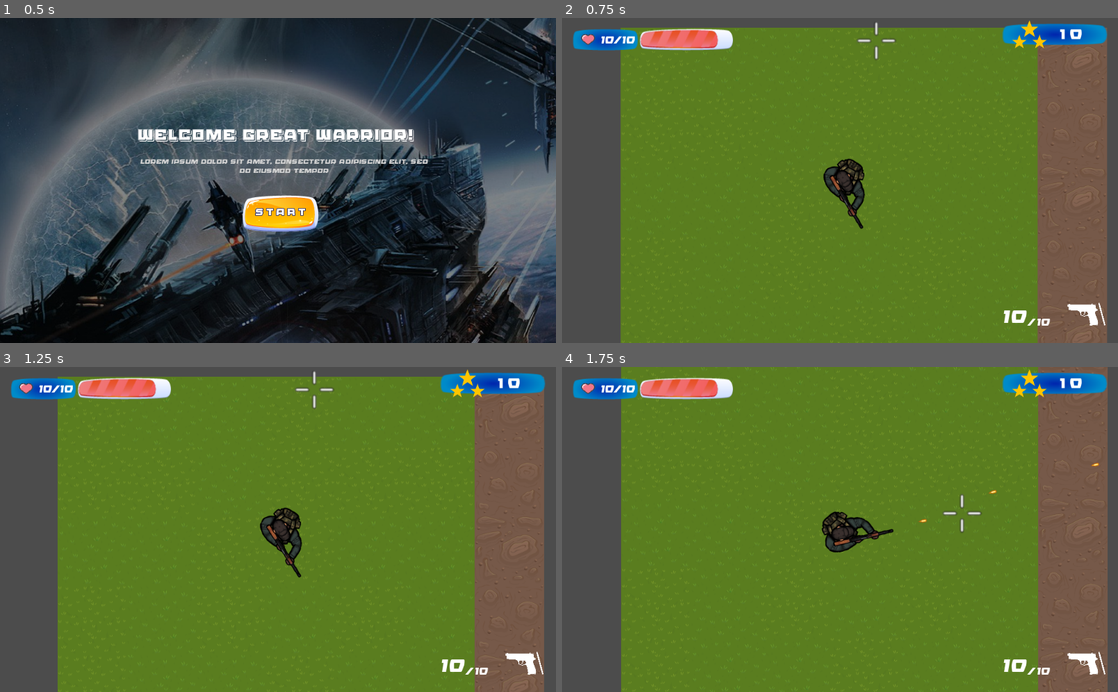
Above: before the commit, frames 1-4 (two rows, left to right).
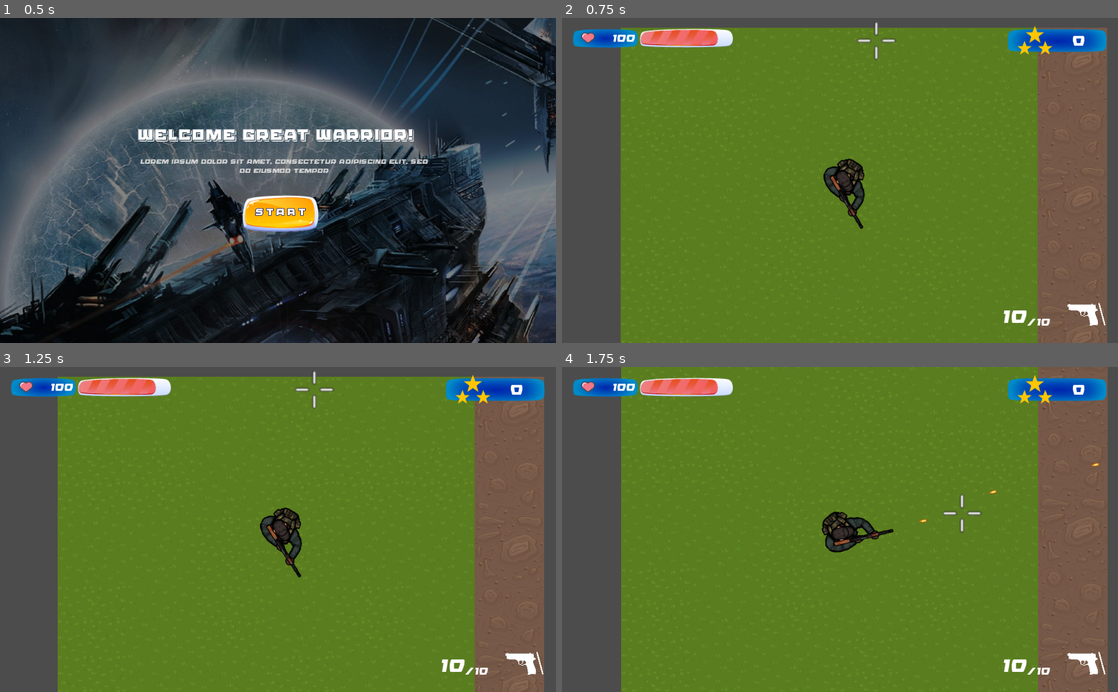
Above: after the commit, the same moments.

Repository: ekarus/godot_training
Game: Godot game, scene res://UI/MainMenu.tscn
Same seed, same stepped clock (60 frames per second), same inputs: the game is played once before the commit and once after it.
Inputs (mouse positions are in pixels of both pictures, inside the frame that each line leads up to):
- Up to frame 1 (0.5 s): no input
- Up to frame 2 (0.75 s): click "START" at 0.5 s
- Up to frame 3 (1.25 s): no input
- Up to frame 4 (1.75 s): tap Enter at 1.25 s; move the mouse to (962, 513) at 1.27 s; press the mouse at (962, 513) at 1.28 s; hold D (player_move_right) from 1.28 s (still down)

Frame 1 is identical in both runs. In frame 2, 1.9% of the frame differs, in the area x 2-99%, y 0-12%; in frame 3, 1.9%; in frame 4, 1.9%.

Commit message:
HUD: Health bar and score counter + pause menu

Diff:
--- a/Game.tscn
+++ b/Game.tscn
@@ -6,17 +6,22 @@
 [ext_resource path="res://Src/LevelUtils/EnemySpawner.tscn" type="PackedScene" id=4]
 [ext_resource path="res://Src/GGP/Crosshair.gd" type="Script" id=5]
 [ext_resource path="res://assets/csgo-crosshair-png-1.png" type="Texture" id=6]
+[ext_resource path="res://UI/PauseMenu.tscn" type="PackedScene" id=7]
 
 [node name="World" type="Node2D"]
 
-[node name="CanvasLayer" type="CanvasLayer" parent="."]
+[node name="UserInterface" type="CanvasLayer" parent="."]
+layer = 100
 
-[node name="HUD" parent="CanvasLayer" instance=ExtResource( 2 )]
-
-[node name="Crosshair" type="Sprite" parent="CanvasLayer"]
+[node name="Crosshair" type="Sprite" parent="UserInterface"]
 position = Vector2( 579.203, 41.7208 )
 texture = ExtResource( 6 )
 script = ExtResource( 5 )
+
+[node name="HUD" parent="UserInterface" instance=ExtResource( 2 )]
+
+[node name="PauseMenu" parent="UserInterface" instance=ExtResource( 7 )]
+visible = false
 
 [node name="TileMap" type="TileMap" parent="."]
 tile_set = ExtResource( 1 )
@@ -27,3 +32,5 @@
 position = Vector2( 550, 324 )
 
 [node name="EnemySpawner" parent="." instance=ExtResource( 4 )]
+
+[editable path="Player"]
--- /dev/null
+++ b/Src/AutoLoad/PlayerData.gd
@@ -0,0 +1,26 @@
+extends Node
+
+signal health_updated
+signal score_updated
+signal game_over
+
+export var _max_health := 100
+export var _default_health := 100
+
+var score: = 0 setget set_score
+var health: = _default_health setget set_health
+
+func set_score(value: int):
+	score = value
+	emit_signal("score_updated")
+
+func set_health(value: int):
+	health = clamp(value, 0, _max_health)
+	if health <= 0:
+		emit_signal("game_over")
+	else:
+		emit_signal("health_updated")
+
+func reset():
+	score = 0
+	health = _default_health
--- /dev/null
+++ b/Src/AutoLoad/PlayerData.tscn
@@ -0,0 +1,6 @@
+[gd_scene load_steps=2 format=2]
+
+[ext_resource path="res://Src/AutoLoad/PlayerData.gd" type="Script" id=1]
+
+[node name="PlayerData" type="Node"]
+script = ExtResource( 1 )
--- a/UI/Ammo.tscn
+++ b/UI/Ammo.tscn
@@ -8,7 +8,7 @@
 size = 45
 font_data = ExtResource( 2 )
 
-[node name="Control" type="NinePatchRect"]
+[node name="Ammo" type="NinePatchRect"]
 anchor_right = 1.0
 anchor_bottom = 1.0
 margin_right = -793.0
--- /dev/null
+++ b/UI/HP.gd
@@ -0,0 +1,8 @@
+extends HBoxContainer
+
+onready var label: = $Control/Label
+onready var progress: = $TextureProgress
+
+func set_health(value: int):
+	label.text = str(value)
+	progress.value = value
--- a/UI/HP.tscn
+++ b/UI/HP.tscn
@@ -1,17 +1,20 @@
-[gd_scene load_steps=6 format=2]
+[gd_scene load_steps=7 format=2]
 
 [ext_resource path="res://Texture/Ресурс 3.png" type="Texture" id=1]
 [ext_resource path="res://Texture/progress.png" type="Texture" id=2]
 [ext_resource path="res://UI/default_theme.tres" type="Theme" id=3]
 [ext_resource path="res://Texture/hp.png" type="Texture" id=4]
 [ext_resource path="res://Texture/Ресурс 7.png" type="Texture" id=5]
+[ext_resource path="res://UI/HP.gd" type="Script" id=6]
 
-[node name="Bar" type="HBoxContainer"]
+[node name="HealthBar" type="HBoxContainer"]
 anchor_right = 1.0
 anchor_bottom = 1.0
 margin_right = -729.0
 margin_bottom = -565.0
+rect_min_size = Vector2( 295, 35 )
 custom_constants/separation = 3
+script = ExtResource( 6 )
 __meta__ = {
 "_edit_use_anchors_": false
 }
@@ -48,7 +51,7 @@
 margin_right = -6.0588
 margin_bottom = 15.5
 theme = ExtResource( 3 )
-text = "10/100"
+text = "100"
 align = 2
 valign = 1
 autowrap = true
--- /dev/null
+++ b/UI/HUD.gd
@@ -0,0 +1,14 @@
+extends Control
+
+onready var bar: = get_node("HealthBar")
+onready var score: = $Score/Label
+
+func _ready():
+	PlayerData.connect("health_updated", self, "on_health_updated")
+	PlayerData.connect("score_updated", self, "on_score_updated")
+
+func on_health_updated():
+	bar.set_health(PlayerData.health)
+
+func on_score_updated():
+	score.text = str(PlayerData.score)
--- a/UI/HUD.tscn
+++ b/UI/HUD.tscn
@@ -1,224 +1,38 @@
-[gd_scene load_steps=12 format=2]
+[gd_scene load_steps=5 format=2]
 
-[ext_resource path="res://UI/default_theme.tres" type="Theme" id=1]
-[ext_resource path="res://Texture/Ресурс 7.png" type="Texture" id=2]
-[ext_resource path="res://font/olympic_carrier/olympiccarriertitle.ttf" type="DynamicFontData" id=3]
-[ext_resource path="res://Texture/Ресурс 3.png" type="Texture" id=4]
-[ext_resource path="res://Texture/progress.png" type="Texture" id=5]
-[ext_resource path="res://Texture/hp.png" type="Texture" id=6]
-[ext_resource path="res://Texture/scoreIcon.png" type="Texture" id=7]
-[ext_resource path="res://Texture/weapon.png" type="Texture" id=8]
-[ext_resource path="res://font/olympic_carrier/olympiccarriersemital.ttf" type="DynamicFontData" id=9]
+[ext_resource path="res://UI/HUD.gd" type="Script" id=1]
+[ext_resource path="res://UI/Score.tscn" type="PackedScene" id=4]
+[ext_resource path="res://UI/Ammo.tscn" type="PackedScene" id=8]
+[ext_resource path="res://UI/HP.tscn" type="PackedScene" id=9]
 
-[sub_resource type="DynamicFont" id=1]
-size = 35
-font_data = ExtResource( 3 )
-
-[sub_resource type="DynamicFont" id=2]
-size = 45
-font_data = ExtResource( 9 )
-
-[node name="Control" type="Control"]
+[node name="HUD" type="Control"]
 anchor_right = 1.0
 anchor_bottom = 1.0
+script = ExtResource( 1 )
 __meta__ = {
 "_edit_use_anchors_": true
 }
 
-[node name="Control" type="NinePatchRect" parent="."]
+[node name="Ammo" parent="." instance=ExtResource( 8 )]
 anchor_left = 1.0
-anchor_right = 1.0
-margin_left = -213.0
-margin_top = 10.0
-margin_right = -19.9999
-margin_bottom = 50.0
-texture = ExtResource( 2 )
-__meta__ = {
-"_edit_use_anchors_": false
-}
+anchor_top = 1.0
+margin_left = -251.177
+margin_top = -85.1047
+margin_right = -20.1772
+margin_bottom = -20.1047
 
-[node name="TextureRect" type="TextureRect" parent="Control"]
-anchor_top = 0.5
-anchor_bottom = 0.5
-margin_left = 14.0
-margin_top = -36.0
-margin_right = 85.0
-margin_bottom = 35.0
-texture = ExtResource( 7 )
-expand = true
-__meta__ = {
-"_edit_use_anchors_": false
-}
-
-[node name="Label" type="Label" parent="Control"]
-anchor_left = 1.0
-anchor_top = 0.5
-anchor_right = 1.0
-anchor_bottom = 0.5
-margin_left = -129.317
-margin_top = -35.5
-margin_right = -3.31711
-margin_bottom = 36.5
-theme = ExtResource( 1 )
-custom_fonts/font = SubResource( 1 )
-text = "10"
-align = 1
-valign = 1
-__meta__ = {
-"_edit_use_anchors_": false
-}
-
-[node name="HBoxContainer" type="HBoxContainer" parent="."]
+[node name="HealthBar" parent="." instance=ExtResource( 9 )]
+anchor_right = 0.0
+anchor_bottom = 0.0
 margin_left = 20.0
 margin_top = 20.0
-margin_right = 322.0
-margin_bottom = 60.0
-__meta__ = {
-"_edit_use_anchors_": false
-}
+margin_right = 295.0
+margin_bottom = 35.0
 
-[node name="Bar" type="HBoxContainer" parent="HBoxContainer"]
-margin_right = 295.0
-margin_bottom = 40.0
-custom_constants/separation = 3
-__meta__ = {
-"_edit_use_anchors_": false
-}
-
-[node name="Control" type="NinePatchRect" parent="HBoxContainer/Bar"]
-margin_right = 120.0
-margin_bottom = 40.0
-rect_min_size = Vector2( 120, 0 )
-texture = ExtResource( 2 )
-__meta__ = {
-"_edit_use_anchors_": false
-}
-
-[node name="TextureRect" type="TextureRect" parent="HBoxContainer/Bar/Control"]
-anchor_top = 0.5
-anchor_bottom = 0.5
-margin_left = 9.70863
-margin_top = -18.0
-margin_right = 45.7086
-margin_bottom = 18.0
-texture = ExtResource( 6 )
-expand = true
-__meta__ = {
-"_edit_use_anchors_": false
-}
-
-[node name="Label" type="Label" parent="HBoxContainer/Bar/Control"]
+[node name="Score" parent="." instance=ExtResource( 4 )]
 anchor_left = 1.0
-anchor_top = 0.5
-anchor_right = 1.0
-anchor_bottom = 0.5
-margin_left = -77.0588
-margin_top = -16.5
-margin_right = -6.0588
-margin_bottom = 15.5
-theme = ExtResource( 1 )
-text = "10/100"
-align = 2
-valign = 1
-autowrap = true
-clip_text = true
-__meta__ = {
-"_edit_use_anchors_": false
-}
-
-[node name="TextureProgress" type="TextureProgress" parent="HBoxContainer/Bar"]
-margin_left = 123.0
-margin_right = 295.0
-margin_bottom = 40.0
-rect_min_size = Vector2( 172, 0 )
-size_flags_horizontal = 3
-size_flags_vertical = 3
-value = 100.0
-texture_under = ExtResource( 4 )
-texture_progress = ExtResource( 5 )
-nine_patch_stretch = true
-
-[node name="Control2" type="NinePatchRect" parent="."]
-anchor_left = 1.0
-anchor_top = 1.0
-anchor_right = 1.0
-anchor_bottom = 1.0
-margin_left = -251.0
-margin_top = -85.0
-margin_right = -19.9999
-margin_bottom = -20.0
-__meta__ = {
-"_edit_use_anchors_": false
-}
-
-[node name="TextureRect" type="TextureRect" parent="Control2"]
-anchor_left = 1.0
-anchor_top = 0.5
-anchor_right = 1.0
-anchor_bottom = 0.5
-margin_left = -74.2625
-margin_top = -22.5916
-margin_right = 69.7375
-margin_bottom = 69.4084
-rect_scale = Vector2( 0.5, 0.5 )
-texture = ExtResource( 8 )
-expand = true
-__meta__ = {
-"_edit_use_anchors_": false
-}
-
-[node name="Label" type="Label" parent="Control2"]
-anchor_left = 1.0
-anchor_top = 0.5
-anchor_right = 1.0
-anchor_bottom = 0.5
-margin_left = -210.242
-margin_top = -21.3278
-margin_right = -149.242
-margin_bottom = 28.6722
-rect_pivot_offset = Vector2( 59, 35.5 )
-custom_fonts/font = SubResource( 2 )
-text = "10"
-align = 2
-valign = 1
-autowrap = true
-__meta__ = {
-"_edit_use_anchors_": false
-}
-
-[node name="Label2" type="Label" parent="Control2"]
-anchor_left = 1.0
-anchor_top = 0.5
-anchor_right = 1.0
-anchor_bottom = 0.5
-margin_left = -168.887
-margin_top = -22.229
-margin_right = -109.887
-margin_bottom = 49.771
-rect_pivot_offset = Vector2( 59, 35.5 )
-theme = ExtResource( 1 )
-text = "/"
-align = 1
-valign = 1
-autowrap = true
-clip_text = true
-__meta__ = {
-"_edit_use_anchors_": false
-}
-
-[node name="Label3" type="Label" parent="Control2"]
-anchor_left = 1.0
-anchor_top = 0.5
-anchor_right = 1.0
-anchor_bottom = 0.5
-margin_left = -131.258
-margin_top = -22.8278
-margin_right = -72.2577
-margin_bottom = 49.1722
-rect_pivot_offset = Vector2( 59, 35.5 )
-theme = ExtResource( 1 )
-text = "10"
-valign = 1
-__meta__ = {
-"_edit_use_anchors_": false
-}
+anchor_bottom = 0.0
+margin_left = -203.428
+margin_top = 20.168
+margin_right = -22.0
+margin_bottom = 63.168
--- a/UI/MainMenu.gd
+++ b/UI/MainMenu.gd
@@ -3,5 +3,5 @@
 export var GameScene: PackedScene
 
 
-func _on_TextureButton_pressed():
+func _on_StartButton_pressed():
 	get_tree().change_scene_to(GameScene)
--- a/UI/MainMenu.tscn
+++ b/UI/MainMenu.tscn
@@ -89,7 +89,7 @@
 "_edit_use_anchors_": false
 }
 
-[node name="TextureButton" type="TextureButton" parent="."]
+[node name="StartButton" type="TextureButton" parent="."]
 anchor_left = 0.466
 anchor_top = 0.525
 anchor_right = 0.539
@@ -105,7 +105,7 @@
 "_edit_use_anchors_": false
 }
 
-[node name="Label" type="Label" parent="TextureButton"]
+[node name="Label" type="Label" parent="StartButton"]
 margin_left = 23.3507
 margin_top = 14.9684
 margin_right = 117.351
@@ -140,4 +140,4 @@
 __meta__ = {
 "_edit_use_anchors_": false
 }
-[connection signal="pressed" from="TextureButton" to="." method="_on_TextureButton_pressed"]
+[connection signal="pressed" from="StartButton" to="." method="_on_StartButton_pressed"]
--- /dev/null
+++ b/UI/PauseMenu.gd
@@ -0,0 +1,23 @@
+extends Control
+
+onready var scene_tree: = get_tree()
+
+var paused: = false setget set_paused
+
+func _unhandled_input(event: InputEvent):
+	if event.is_action_pressed("pause"):
+		self.paused = not paused
+		scene_tree.set_input_as_handled()
+
+func set_paused(value: bool):
+	paused = value
+	scene_tree.paused = value
+	self.visible = value
+
+func _on_RestartButton_pressed():
+	PlayerData.reset()
+	self.paused = false
+	scene_tree.reload_current_scene()
+
+func _on_ResumeButton_pressed():
+	self.paused = false
--- a/UI/Pause Menu.tscn
+++ b/UI/PauseMenu.tscn
@@ -1,36 +1,33 @@
-[gd_scene load_steps=9 format=2]
+[gd_scene load_steps=10 format=2]
 
-[ext_resource path="res://UI/default_theme.tres" type="Theme" id=1]
-[ext_resource path="res://Texture/Ресурс 1.png" type="Texture" id=2]
-[ext_resource path="res://Texture/Overlay.png" type="Texture" id=3]
-[ext_resource path="res://Texture/backmenu.png" type="Texture" id=4]
-[ext_resource path="res://font/olympic_carrier/olympiccarrierlaser.ttf" type="DynamicFontData" id=5]
-[ext_resource path="res://Texture/GenericBTNPress.png" type="Texture" id=6]
-[ext_resource path="res://Texture/GenericBTNHover.png" type="Texture" id=7]
+[ext_resource path="res://Texture/GenericBTNHover.png" type="Texture" id=1]
+[ext_resource path="res://Texture/backmenu.png" type="Texture" id=2]
+[ext_resource path="res://Texture/Ресурс 1.png" type="Texture" id=3]
+[ext_resource path="res://font/olympic_carrier/olympiccarrierlaser.ttf" type="DynamicFontData" id=4]
+[ext_resource path="res://Texture/GenericBTNPress.png" type="Texture" id=5]
+[ext_resource path="res://Texture/Overlay.png" type="Texture" id=6]
+[ext_resource path="res://UI/default_theme.tres" type="Theme" id=7]
+[ext_resource path="res://UI/PauseMenu.gd" type="Script" id=8]
 
 [sub_resource type="DynamicFont" id=1]
 size = 120
 use_mipmaps = true
 use_filter = true
-font_data = ExtResource( 5 )
+font_data = ExtResource( 4 )
 
-[node name="Control" type="Control"]
+[node name="PauseMenu" type="Control"]
+pause_mode = 2
 anchor_right = 1.0
 anchor_bottom = 1.0
+script = ExtResource( 8 )
 __meta__ = {
 "_edit_use_anchors_": false
 }
 
 [node name="Overlay" type="TextureRect" parent="."]
-anchor_left = -0.349
-anchor_top = -0.348
-anchor_right = 1.349
-anchor_bottom = 1.347
-margin_left = 11.0985
-margin_top = -0.935059
-margin_right = 10.3464
-margin_bottom = -0.935181
-texture = ExtResource( 3 )
+anchor_right = 1.0
+anchor_bottom = 1.0
+texture = ExtResource( 6 )
 stretch_mode = 1
 __meta__ = {
 "_edit_use_anchors_": false
@@ -78,20 +75,20 @@
 "_edit_use_anchors_": false
 }
 
-[node name="Button3" type="TextureButton" parent="PausePopUp/VBoxContainer"]
+[node name="RestartButton" type="TextureButton" parent="PausePopUp/VBoxContainer"]
 margin_top = 11.0
 margin_right = 220.0
 margin_bottom = 56.0
 rect_min_size = Vector2( 140, 45 )
-texture_normal = ExtResource( 2 )
-texture_pressed = ExtResource( 6 )
-texture_hover = ExtResource( 7 )
+texture_normal = ExtResource( 3 )
+texture_pressed = ExtResource( 5 )
+texture_hover = ExtResource( 1 )
 expand = true
 __meta__ = {
 "_edit_use_anchors_": false
 }
 
-[node name="Label" type="Label" parent="PausePopUp/VBoxContainer/Button3"]
+[node name="Label" type="Label" parent="PausePopUp/VBoxContainer/RestartButton"]
 anchor_left = 0.5
 anchor_top = 0.489
 anchor_right = 0.5
@@ -108,20 +105,20 @@
 "_edit_use_anchors_": false
 }
 
-[node name="Button4" type="TextureButton" parent="PausePopUp/VBoxContainer"]
+[node name="ResumeButton" type="TextureButton" parent="PausePopUp/VBoxContainer"]
 margin_top = 71.0
 margin_right = 220.0
 margin_bottom = 116.0
 rect_min_size = Vector2( 140, 45 )
-texture_normal = ExtResource( 2 )
-texture_pressed = ExtResource( 6 )
-texture_hover = ExtResource( 7 )
+texture_normal = ExtResource( 3 )
+texture_pressed = ExtResource( 5 )
+texture_hover = ExtResource( 1 )
 expand = true
 __meta__ = {
 "_edit_use_anchors_": false
 }
 
-[node name="Label" type="Label" parent="PausePopUp/VBoxContainer/Button4"]
+[node name="Label" type="Label" parent="PausePopUp/VBoxContainer/ResumeButton"]
 anchor_left = 0.5
 anchor_top = 0.489
 anchor_right = 0.5
@@ -130,10 +127,12 @@
 margin_top = -11.005
 margin_right = 93.3801
 margin_bottom = 10.995
-theme = ExtResource( 1 )
+theme = ExtResource( 7 )
 text = "Back to game"
 align = 1
 valign = 1
 __meta__ = {
 "_edit_use_anchors_": false
 }
+[connection signal="pressed" from="PausePopUp/VBoxContainer/RestartButton" to="." method="_on_RestartButton_pressed"]
+[connection signal="pressed" from="PausePopUp/VBoxContainer/ResumeButton" to="." method="_on_ResumeButton_pressed"]
--- a/UI/Score.tscn
+++ b/UI/Score.tscn
@@ -9,12 +9,19 @@
 size = 35
 font_data = ExtResource( 3 )
 
-[node name="Control" type="NinePatchRect"]
+[node name="Score" type="NinePatchRect"]
 anchor_right = 1.0
 anchor_bottom = 1.0
-margin_right = -816.0
-margin_bottom = -535.0
+margin_left = 13.0
+margin_top = 11.0
+margin_right = -829.0
+margin_bottom = -546.0
+rect_min_size = Vector2( 182, 43 )
 texture = ExtResource( 1 )
+patch_margin_left = 33
+patch_margin_top = 12
+patch_margin_right = 33
+patch_margin_bottom = 12
 __meta__ = {
 "_edit_use_anchors_": false
 }
@@ -37,13 +44,13 @@
 anchor_top = 0.5
 anchor_right = 1.0
 anchor_bottom = 0.5
-margin_left = -129.317
+margin_left = -99.0
 margin_top = -35.5
-margin_right = -3.31711
+margin_right = -3.0
 margin_bottom = 36.5
 theme = ExtResource( 4 )
 custom_fonts/font = SubResource( 1 )
-text = "10"
+text = "0"
 align = 1
 valign = 1
 __meta__ = {
--- a/UI/ScoreBoard.tscn
+++ b/UI/ScoreBoard.tscn
@@ -9,13 +9,6 @@
 [ext_resource path="res://Texture/GenericBTNPress.png" type="Texture" id=7]
 [ext_resource path="res://Texture/backmenu.png" type="Texture" id=8]
 [ext_resource path="res://font/olympic_carrier/olympiccarrierlaser.ttf" type="DynamicFontData" id=9]
-
-
-
-
-
-
-
 
 [sub_resource type="DynamicFont" id=1]
 size = 120
--- a/actors/Player.tscn
+++ b/actors/Player.tscn
@@ -40,13 +40,11 @@
 MAG_AMMO = 8
 DRAW_COOLDOWN = 3.0
 PELLETS_NUM = 8
-SPREAD_DEG = 0.5
 
 [node name="Rifle" parent="." instance=ExtResource( 3 )]
 position = Vector2( 184.225, 7.10027 )
 rotation = 1.5708
 spread = 10.0
-cooldownTime = 0.166
 
 [node name="ReloadCooldown" type="Timer" parent="."]
 one_shot = true
--- a/project.godot
+++ b/project.godot
@@ -87,6 +87,7 @@
 [autoload]
 
 ObjectRegistry="*res://Src/AutoLoad/ObjectRegistry.tscn"
+PlayerData="*res://Src/AutoLoad/PlayerData.tscn"
 
 [input]
 
@@ -132,6 +133,11 @@
 "events": [ Object(InputEventKey,"resource_local_to_scene":false,"resource_name":"","device":0,"alt":false,"shift":false,"control":false,"meta":false,"command":false,"pressed":false,"scancode":82,"unicode":0,"echo":false,"script":null)
  ]
 }
+pause={
+"deadzone": 0.5,
+"events": [ Object(InputEventKey,"resource_local_to_scene":false,"resource_name":"","device":0,"alt":false,"shift":false,"control":false,"meta":false,"command":false,"pressed":false,"scancode":16777217,"unicode":0,"echo":false,"script":null)
+ ]
+}
 
 [rendering]
 
Not shown: 1 places in Game.tscn that only renumber resources
Not shown: 2 places in UI/PauseMenu.tscn that only renumber resources
